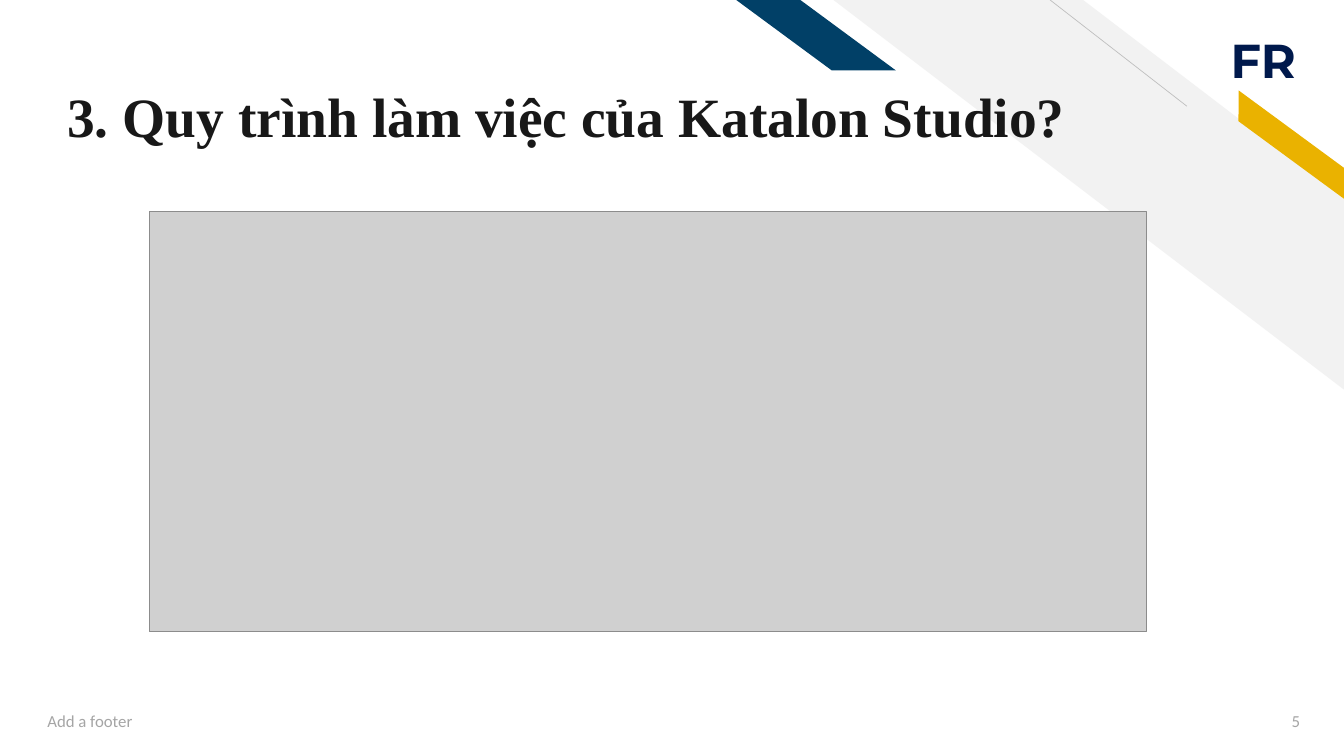
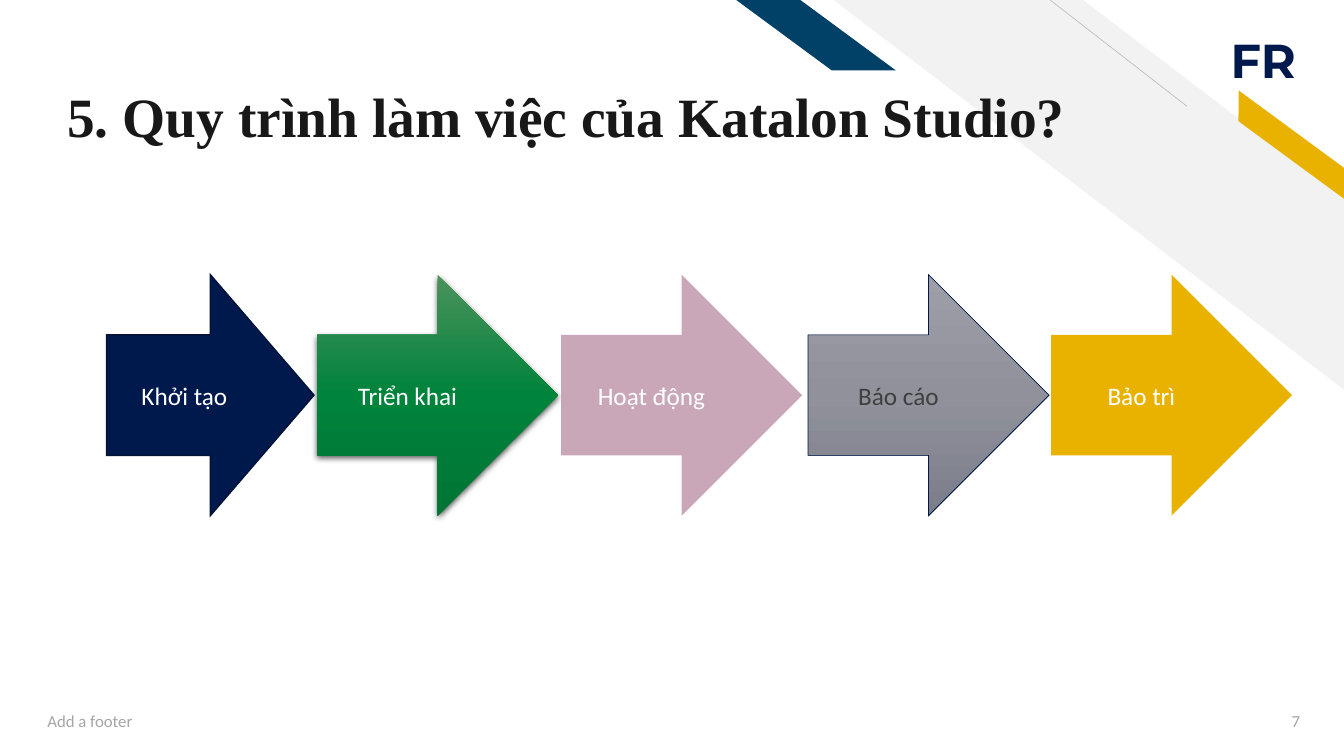
Before and after one commit to 0902535050/software_testing, a slide deck: slide 7 of Katalon-Studio-Testing API.pptx (slide 5 before the commit). Drawn at 1344x756 pixels with LibreOffice and Linux fonts; fonts in the diff are those of the drawing; grey boxes stand for pictures. Boxes give left, top, right and bottom in pixels: in the first picture for what was removed or moved away, otherwise in the second. Text is boxed around its words. In the diff, an @@ line names an element or a change of style, - is before the commit and + after.

```diff
--- a/Katalon-Studio-Testing API.pptx
+++ b/Katalon-Studio-Testing API.pptx
@@ title at [67,98,1065,147]: text changed @@
-3. Quy trình làm việc của Katalon Studio?
+5. Quy trình làm việc của Katalon Studio?
@@ picture removed at [149,212,1147,632] @@
@@ right arrow added at [107,274,315,515], fill #00194C, outline #001238 1 pt, 18 pt, text #FFFFFF @@
+Khởi tạo
@@ right arrow added at [318,274,559,515], fill gradient #4B925B to #00843B to #007534, 18 pt, text #FFFFFF @@
+Triển khai
@@ right arrow added at [562,274,803,515], fill #954F72 at 50% opacity, 18 pt, text #FFFFFF @@
+Hoạt động
@@ right arrow added at [809,274,1050,515], fill gradient #9D9EA8 to #90919B to #7C7D8B, outline #00194C 0.5 pt, 18 pt, text #3F3F3F @@
+Báo cáo
@@ right arrow added at [1052,274,1293,515], fill #EAB200, 18 pt, text #FFFFFF @@
+Bảo trì
@@ page number at [1292,716,1300,727]: text changed @@
-5
+7
```
Also in this commit, not shown: 6 other slides changed, 7 slides added, 7 slides removed.
